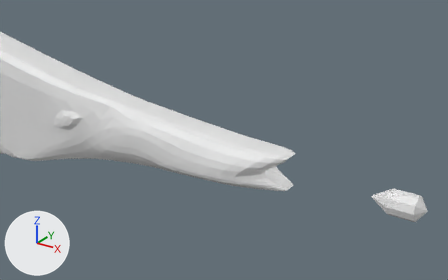
Before and after pictures for a commit that changed the Blender file blender/guns/fish_gun.blend.
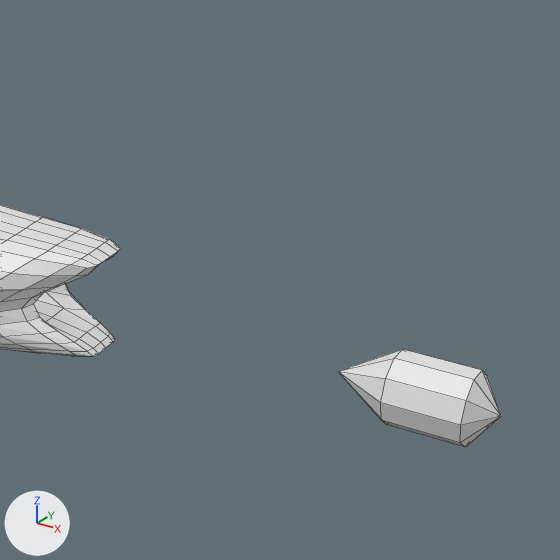
Old and new are each drawn from a camera (50 mm lens) standing at (3.456, -2.367, 2.75) and looking at (2.065, -0.303, 1.712) and again close up on the part from 57% to 100% of the width and 24% to 93% of the height. The lights are fixed; the arrows at lower left show +X, +Y and +Z. The last two pictures show the newer version. The close-ups show mesh edges as thin lines.

The older version as bpy lines, for what is in view:
```python
me_cube = bpy.data.meshes.new('Cube')
me_cube.from_pydata(...)  # 1470 vertices, 1468 faces; spans x -4.8..28.2, y -2.2..2.2, z -2.2..9.3
me_cube.materials.append(mat_material)  # white #e7e7e7
me_sphere = bpy.data.meshes.new('Sphere')
me_sphere.from_pydata(...)  # 22 vertices, 30 faces; spans x -0.82..0.82, y -0.87..0.87, z -2.7..1.0
ob_cube = bpy.data.objects.new('Cube', me_cube)
ob_cube.location = (-1.843, 0.0, 0.923)
ob_cube.scale = (0.145, 0.145, 0.145)
ob_sphere = bpy.data.objects.new('Sphere', me_sphere)
ob_sphere.location = (2.818, 0.0, 1.474)
ob_sphere.rotation_euler = (0.0, 1.571, 0.0)  # degrees (0, 90, 0)
ob_sphere.scale = (0.0675, 0.0675, 0.0675)
```
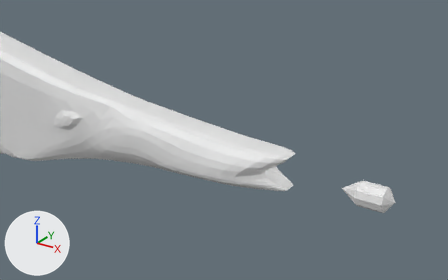
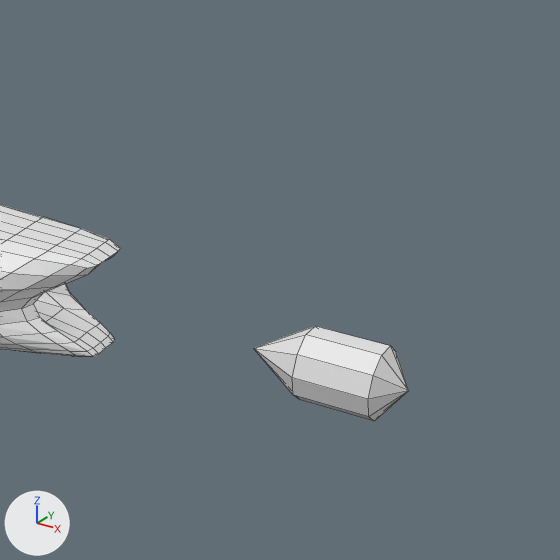
Commit message: guns models

The change, as a list of edits to the scene's bpy script:
```text
Change ob_sphere:
    ob_sphere.location: (2.818, 0.0, 1.474) -> (2.68, 0.0, 1.474)
```

Location of each change, [x1, y1, x2, y2] in pixels of the close-ups (560 x 560 px):
'Sphere', moved
    before: [338, 349, 501, 447]
    after: [254, 326, 409, 421]
